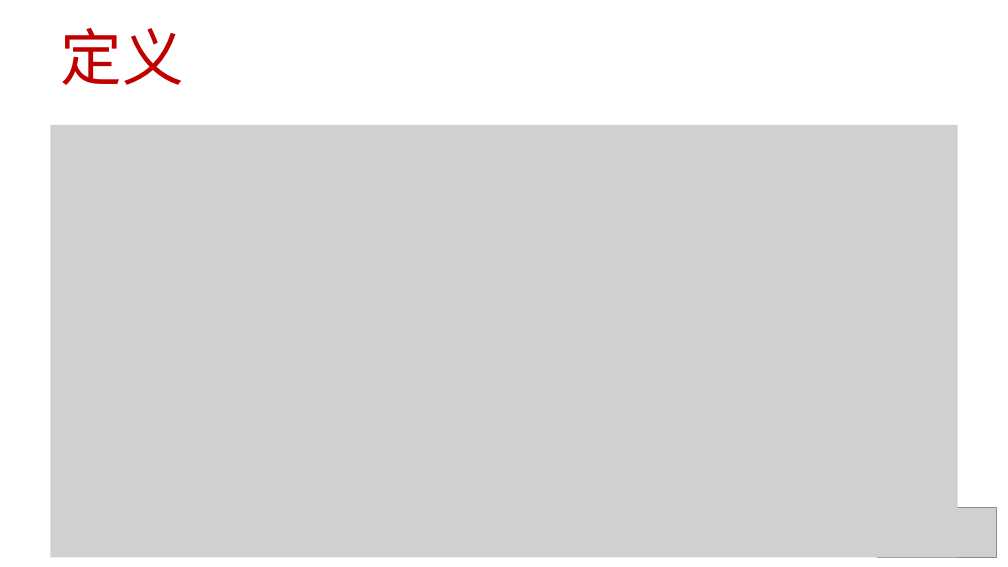
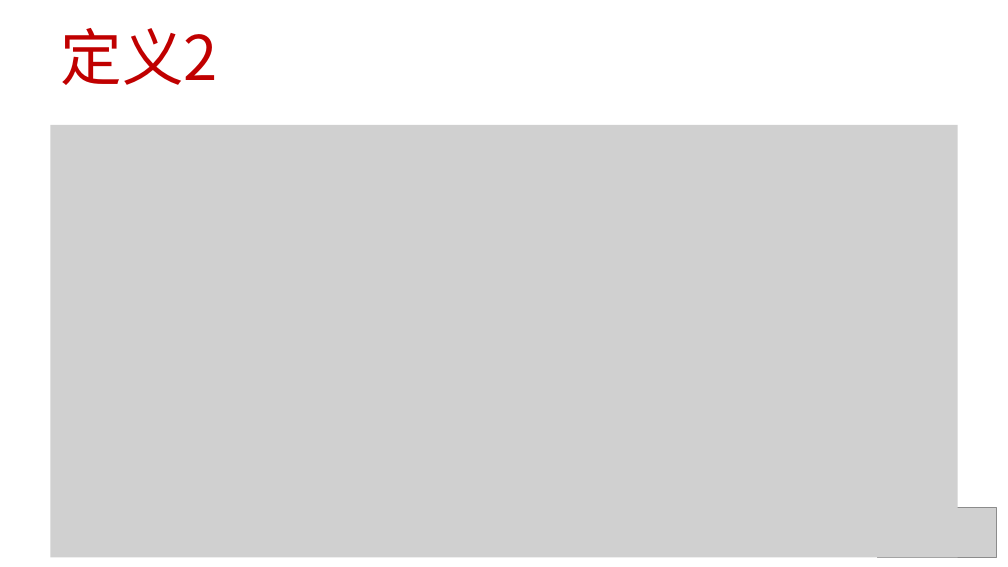
Before and after one commit to 0000duck/ComputerGraphicsBasics, a slide deck: slide 3 of PPT/07_向量空间.pptx. Drawn at 1008x567 pixels with LibreOffice and Linux fonts; fonts in the diff are those of the drawing; grey boxes stand for pictures. Boxes give left, top, right and bottom in pixels: in the first picture for what was removed or moved away, otherwise in the second. Text is boxed around its words. In the diff, an @@ line names an element or a change of style, - is before the commit and + after.

```diff
--- a/PPT/07_向量空间.pptx
+++ b/PPT/07_向量空间.pptx
@@ title at (x1=60, y1=28, x2=217, y2=85): text changed @@
-定义
+定义2
```
Also in this commit, not shown: 4 other slides changed, 13 slides added, 19 slides removed, 2 other files.
